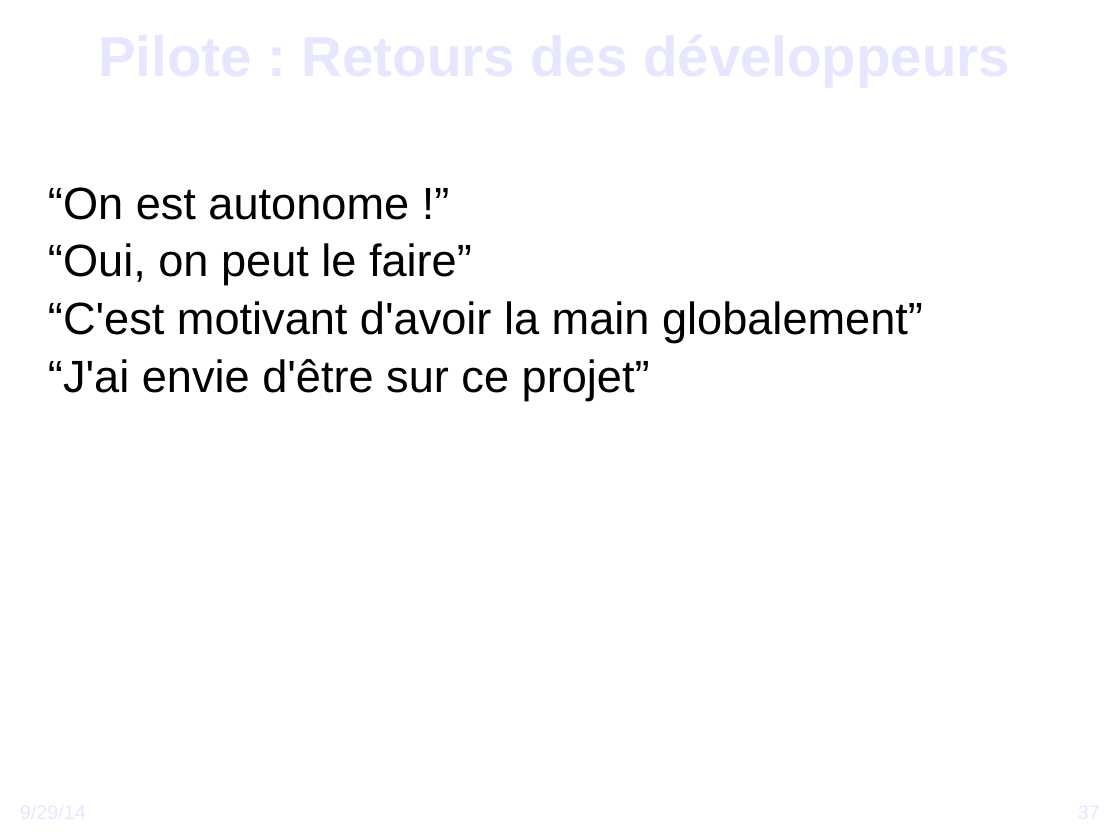
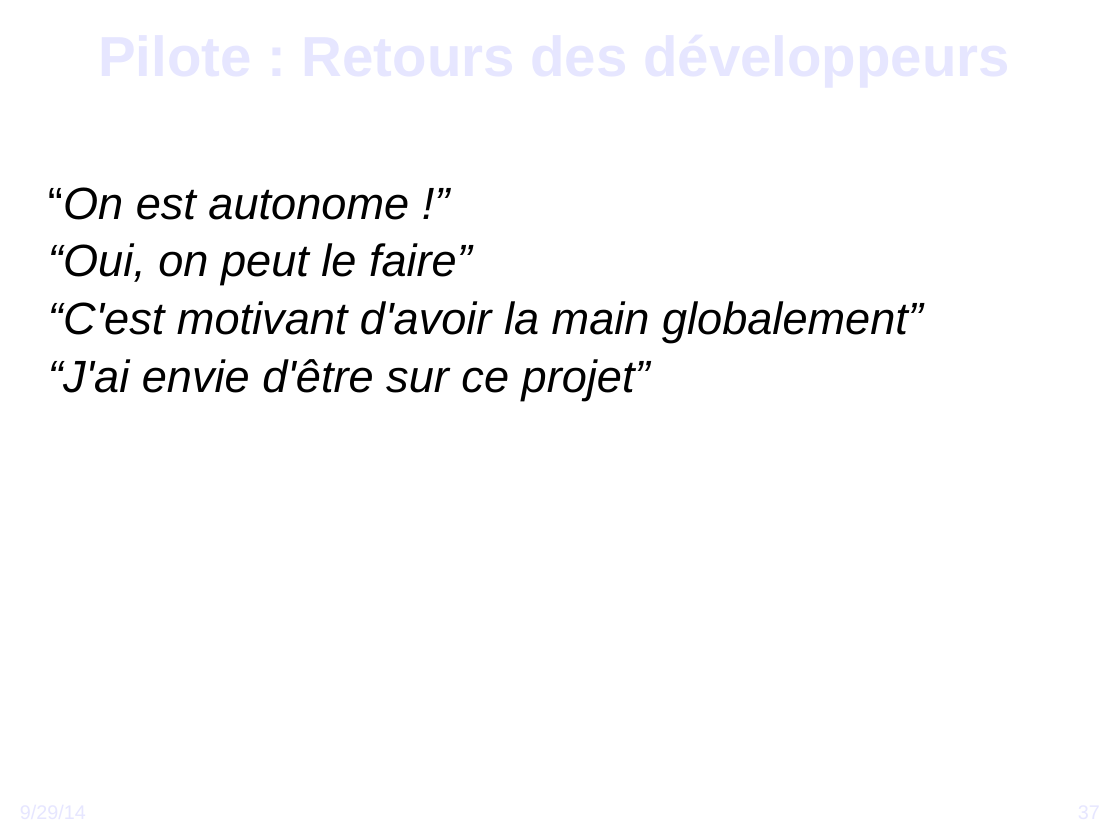
Before and after one commit to DSI-Ville-Noumea/sirh-kiosque-j2ee-old, a slide deck: slide 37 of src/site/resources/Vers_un_Kiosque_RH_J2EE.odp. Drawn at 1120x840 pixels with LibreOffice and Linux fonts; fonts in the diff are those of the drawing; background and template pictures are left out. Boxes give left, top, right and bottom in pixels: in the first picture for what was removed or moved away, otherwise in the second. Text is boxed around its words. In the diff, an @@ line names an element or a change of style, - is before the commit and + after.

```diff
--- a/src/site/resources/Vers_un_Kiosque_RH_J2EE.odp
+++ b/src/site/resources/Vers_un_Kiosque_RH_J2EE.odp
@@ text "“On est autonome !”" at (x1=48, y1=187, x2=923, y2=401): italic on @@
```
Also in this commit, not shown: 8 other slides changed.
